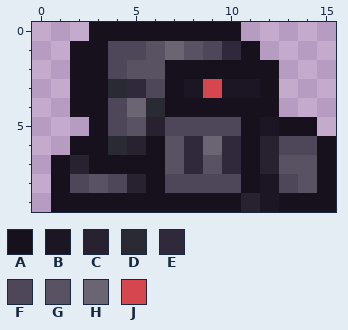
Two states of a pixel-art sprite, Hope_TFlippy_TerritoryControl_Items/Entities/Items/RobosuitItem/RobosuitItem.png. Above, as it was before the edit.
The file is 16x10 pixels. Colours within 5 levels of each other are drawn and written as one.
Palette (. is transparent): A #16111d  B #1b1524  C #272130  D #2a2a34  E #30293b  F #4e4659  G #595263  H #6a6473  J #d6464e
Once edited:
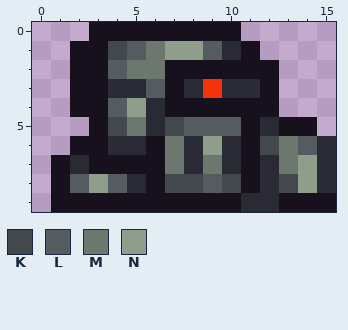
Colours new in this view: K #42484b  L #555c60  M #6c776e  N #8f9d8b
Edits made:
@@ palette @@
-J #d6464e
+J #f43408
@@ x 0..15 @@
  0 ...AAAAAAAA.....
- 1 ..AAFFGHGFEA....
- 2 ..AAFGGAAAAAA...
- 3 ..AADEFABJBBA...
- 4 ..AAFHDAAAAAA...
- 5 ...AFGCFFFFABAA.
- 6 ..AADCAGEHEACFFA
- 7 .ACAAAAGEGEACGGA
- 8 .AFGFCAFFFFABFGA
- 9 .AAAAAAAAAACBAAA
+ 1 ..AAKLMNNLDA....
+ 2 ..AALMMAAAAAA...
+ 3 ..AADDLADJDDA...
+ 4 ..AALNDAAAAAA...
+ 5 ...AKMDKLLLADAA.
+ 6 ..AADDAMDNDAKMLD
+ 7 .ADAAAAMDMDADMND
+ 8 .ALNLDAKKLKADKND
+ 9 .AAAAAAAAAADDAAA
Changed places in both pictures, as pixel boxes (x1, y1, x2, y2):
changed: (70, 41, 336, 212)
